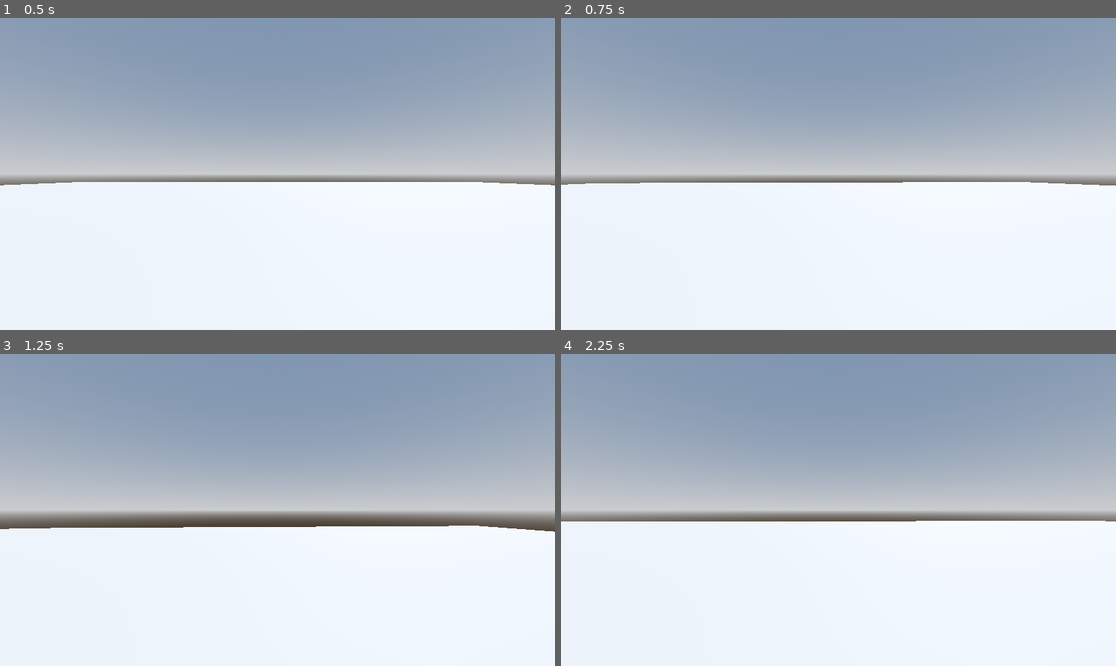
Above: before the commit, frames 1-4 (two rows, left to right).
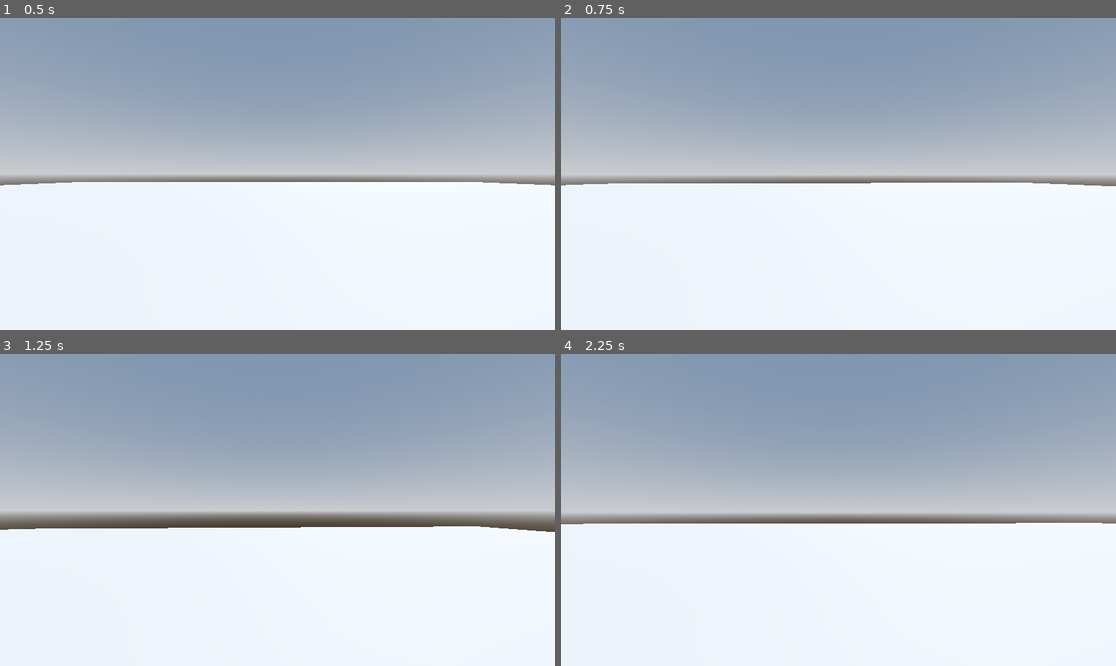
Above: after the commit, the same moments.

Repository: FabioAVSilva/Robo-Rampage
Game: Godot game, scene res://Levels/Sandbox.tscn
The game is run twice, just before and just after one commit, with the same random seed, the same clock (stepped at 60 frames per second) and the same inputs.
Inputs (mouse positions are in pixels of both pictures, inside the frame that each line leads up to):
- Up to frame 1 (0.5 s): no input
- Up to frame 2 (0.75 s): tap Enter at 0.5 s; move the mouse to (866, 174) at 0.52 s; hold W (move_forward) from 0.53 s (still down)
- Up to frame 3 (1.25 s): keep holding W (move_forward); tap Space (jump) at 0.77 s
- Up to frame 4 (2.25 s): keep holding W (move_forward); tap Space (jump) at 1.25, 1.52 s; move the mouse to (810, 510) at 1.27 s; move the mouse to (849, 503) at 2.02 s

Frame 1 is identical in both runs. In frame 2, 0.2% of the frame differs, in the area x 0-100%, y 52-54%; in frame 3, 0.2%; in frame 4, 2.2%, in the area x 0-100%, y 50-55%.

Commit message:
Implemented camera vertical rotation and camera smoothing

Diff:
--- a/Player/player.gd
+++ b/Player/player.gd
@@ -5,6 +5,8 @@
 const JUMP_VELOCITY = 4.5
 
 var mouse_motion := Vector2.ZERO
+
+@onready var camera_pivot: Node3D = $CameraPivot
 
 func _ready() -> void:
 	Input.mouse_mode = Input.MOUSE_MODE_CAPTURED
@@ -37,11 +39,15 @@
 	if event is InputEventMouseMotion && Input.mouse_mode == Input.MOUSE_MODE_CAPTURED:
 		mouse_motion = -event.relative * 0.001
 
-	if event.is_action("ui_cancel"):
+	if event.is_action_pressed("ui_cancel"):
 		Input.mouse_mode = Input.MOUSE_MODE_VISIBLE
 
 
 
 func handle_camera_rotation() -> void:
 	rotate_y(mouse_motion.x)
+	camera_pivot.rotate_x(mouse_motion.y)
+	camera_pivot.rotation_degrees.x = clampf(
+		camera_pivot.rotation_degrees.x, -90.0, 90.0
+	)
 	mouse_motion = Vector2.ZERO
--- a/Player/player.tscn
+++ b/Player/player.tscn
@@ -1,6 +1,7 @@
-[gd_scene load_steps=4 format=3 uid="uid://388pb8yeqj0h"]
+[gd_scene load_steps=5 format=3 uid="uid://388pb8yeqj0h"]
 
 [ext_resource type="Script" uid="uid://tq83s0ug7ppq" path="res://Player/player.gd" id="1_l8h54"]
+[ext_resource type="Script" uid="uid://4hxuahix6ym0" path="res://Player/smooth_camera.gd" id="2_4ntmi"]
 
 [sub_resource type="CapsuleMesh" id="CapsuleMesh_hvfyp"]
 
@@ -15,5 +16,10 @@
 [node name="CollisionShape3D" type="CollisionShape3D" parent="."]
 shape = SubResource("CapsuleShape3D_l8h54")
 
-[node name="Camera3D" type="Camera3D" parent="."]
+[node name="CameraPivot" type="Node3D" parent="."]
 transform = Transform3D(1, 0, 0, 0, 1, 0, 0, 0, 1, 0, 0.3, 0)
+
+[node name="SmoothCamera" type="Camera3D" parent="CameraPivot"]
+transform = Transform3D(1, 0, 0, 0, 1, 0, 0, 0, 1, 0, 0.3, 0)
+top_level = true
+script = ExtResource("2_4ntmi")
--- /dev/null
+++ b/Player/smooth_camera.gd
@@ -0,0 +1,12 @@
+extends Camera3D
+
+@export var speed := 44.0
+
+
+func _physics_process(delta: float) -> void:
+	var weight = clampf(delta * speed, 0.0, 1.0)
+
+	global_transform = global_transform.interpolate_with(
+		get_parent().get_global_transform(), weight
+	)
+	global_position = get_parent().global_position
Not shown, added: Player/smooth_camera.gd.uid
